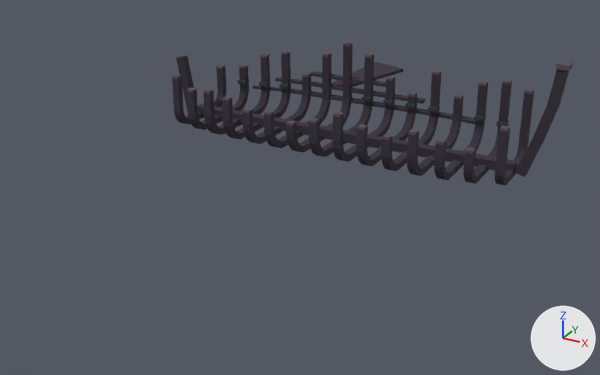
A saved change to the glTF model public/models/lowwater.glb.
Rendered twice from a 50 mm lens placed at (8.97, -918.63, 6.97), pointed at (0.78, -903.73, -0.48). The lights are fixed; the arrows at lower right show +X, +Y and +Z. The first picture is the older version. Where no turn or scale is listed for an object, it has been applied to the vertices.

The scene before the commit, as lines of its bpy script (objects in view):
```python
me_wreck_leeboard = bpy.data.meshes.new('wreck_leeboard')
me_wreck_leeboard.from_pydata(...)  # 16 vertices, 24 faces; spans x -0.24..1.23, y -0.08..2.36, z -0.06..0.21
# faces by material slot: [12, 12]
me_wreck_leeboard.materials.append(mat_c_352e3b)  # dark grey #352e3b
me_wreck_leeboard.materials.append(mat_c_3a3440)  # dark grey #3a3440
me_wreck_wood = bpy.data.meshes.new('wreck_wood')
me_wreck_wood.from_pydata(...)  # 2364 vertices, 3654 faces; spans x -5.22..5.57, y -1.68..1.75, z -0.79..2.08
# faces by material slot: [3174, 372, 108]
me_wreck_wood.materials.append(mat_c_352e3b)  # dark grey #352e3b
me_wreck_wood.materials.append(mat_c_5a4d57)  # dark grey #5a4d57
me_wreck_wood.materials.append(mat_c_2c3a39)  # dark grey #2c3a39
ob_wreck_leeboard = bpy.data.objects.new('wreck_leeboard', me_wreck_leeboard)
ob_wreck_leeboard.location = (-1.2, -898.0, 0.05)
ob_wreck_wood = bpy.data.objects.new('wreck_wood', me_wreck_wood)
ob_wreck_wood.location = (0.0, -900.0, 0.0)
```
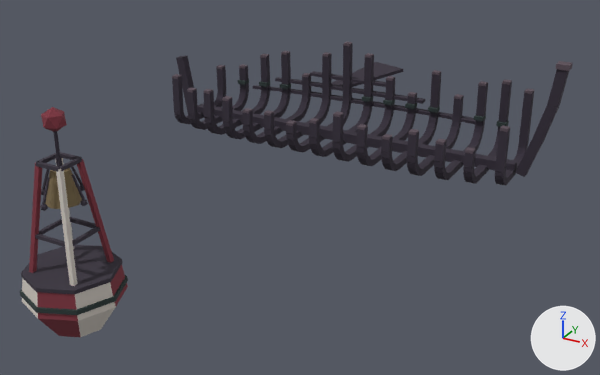
Patch to the scene script:
```diff
--- a/public/models/lowwater.glb.py
+++ b/public/models/lowwater.glb.py
@@ mat_c_7e3440 @@
+mat_c_7e3440 = principled_material('c_7e3440')
+mat_c_7e3440.base_color = (0.209, 0.0343, 0.0513)  # red #7e3440
+mat_c_7e3440.roughness = 1.0
@@ mat_c_cfc8c0 @@
+mat_c_cfc8c0 = principled_material('c_cfc8c0')
+mat_c_cfc8c0.base_color = (0.624, 0.578, 0.527)  # light grey #cfc8c0
+mat_c_cfc8c0.roughness = 1.0
@@ mat_c_7a6a4c @@
+mat_c_7a6a4c = principled_material('c_7a6a4c')
+mat_c_7a6a4c.base_color = (0.195, 0.144, 0.0723)  # brown #7a6a4c
+mat_c_7a6a4c.roughness = 1.0
@@ me_buoy_float @@
+me_buoy_float.from_pydata(...)  # 175 vertices, 320 faces; spans x -0.86..0.86, y -0.86..0.86, z -0.7..3.08
+# faces by material slot: [92, 64, 136, 28]
+me_buoy_float.materials.append(mat_c_7e3440)  # red #7e3440
+me_buoy_float.materials.append(mat_c_cfc8c0)  # light grey #cfc8c0
+me_buoy_float.materials.append(mat_c_3a3440)  # dark grey #3a3440
+me_buoy_float.materials.append(mat_c_2c3a39)  # dark grey #2c3a39
@@ me_buoy_bell @@
+me_buoy_bell.from_pydata(...)  # 112 vertices, 190 faces; spans x -0.474..0.474, y -0.471..0.471, z -0.62..0.15
+# faces by material slot: [50, 140]
+me_buoy_bell.materials.append(mat_c_7a6a4c)  # brown #7a6a4c
+me_buoy_bell.materials.append(mat_c_3a3440)  # dark grey #3a3440
@@ ob_buoy_float @@
+ob_buoy_float = bpy.data.objects.new('buoy_float', me_buoy_float)
+ob_buoy_float.location = (0.0, -910.0, 0.0)
@@ ob_buoy_bell @@
+ob_buoy_bell = bpy.data.objects.new('buoy_bell', me_buoy_bell)
+ob_buoy_bell.location = (0.0, -910.0, 2.15)
```

What differs and where, as boxes [x1, y1, x2, y2] in the pictures (600 x 375 px):
'buoy_float', added: after [20, 107, 128, 337]
    faces in mat_c_3a3440 (dark grey #3a3440): [21, 131, 122, 294]
    faces in mat_c_7e3440 (red #7e3440): [29, 107, 128, 337]
    faces in mat_c_cfc8c0 (light grey #cfc8c0): [22, 158, 116, 337]
    faces in mat_c_2c3a39 (dark grey #2c3a39): [20, 274, 128, 315]
'buoy_bell', added: after [40, 155, 88, 211]
    faces in mat_c_7a6a4c (brown #7a6a4c): [45, 168, 82, 209]
    faces in mat_c_3a3440 (dark grey #3a3440): [40, 155, 88, 211]
